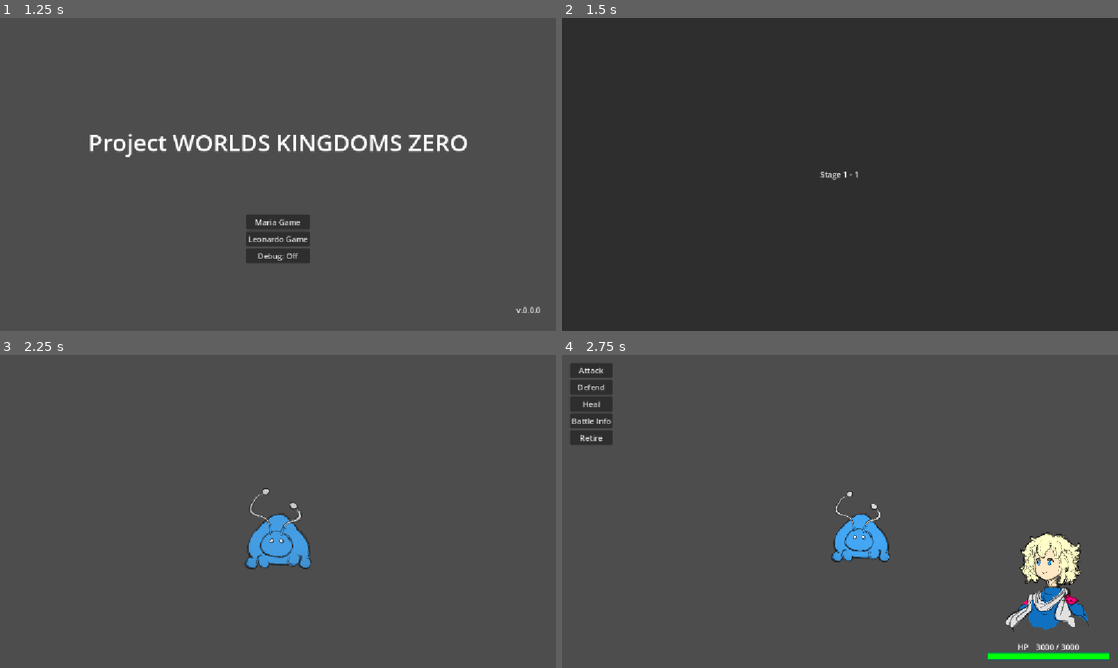
Above: before the commit, frames 1-4 (two rows, left to right).
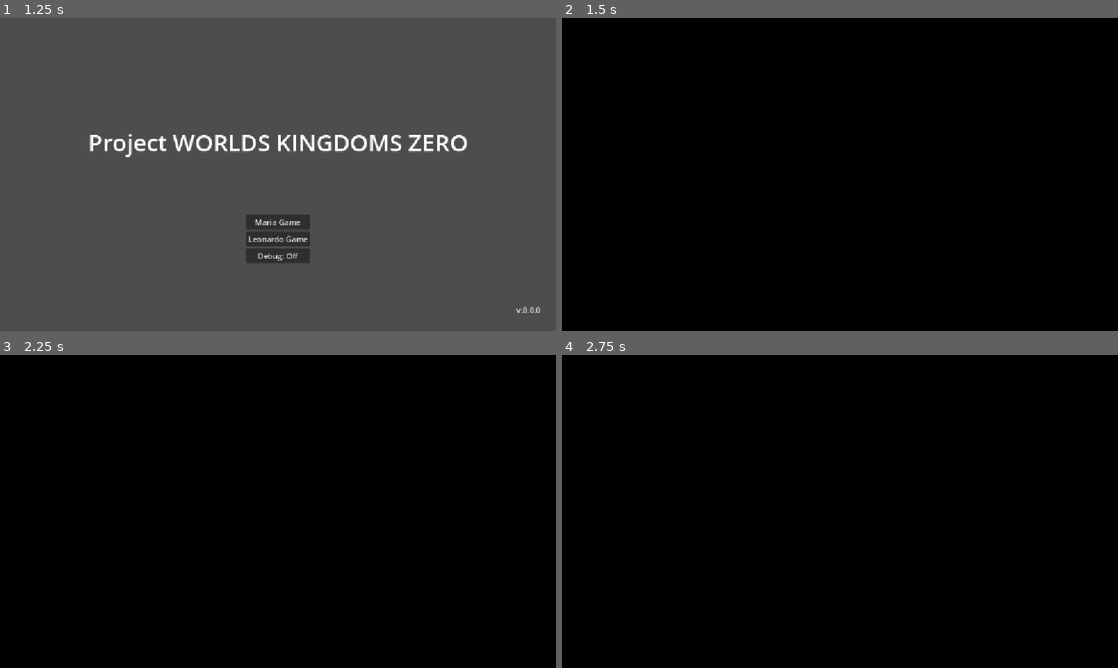
Above: after the commit, the same moments.

Repository: Adnyropast/pwkz-godot-4.7
Game: Godot game, scene res://scenes/title_screen.tscn
Two runs of this game, one before a commit and one after it. Both use one fixed random seed, a clock stepped at 60 frames per second and the inputs below. The engine's default icon, where the game draws it, is replaced by a stand-in: a white triangle on a blue panel in a dark square.
Inputs:
- Up to frame 1 (1.25 s): click "Start" at 0.5 s
- Up to frame 2 (1.5 s): click "Maria Game" at 1.25 s
- Up to frame 3 (2.25 s): tap Enter (ui_accept) at 2 s
- Up to frame 4 (2.75 s): tap Enter (ui_accept) at 2.27 s

Frame 1 is identical in both runs. In frame 2, 100% of the frame differs, in the area x 0-100%, y 0-100%; in frame 3, 100%; in frame 4, 100%.

Commit message:
feat: add screen fade out in animation

Diff:
--- /dev/null
+++ b/globals/FadeScreen.gd
@@ -0,0 +1,7 @@
+extends Node
+
+func make_fade(callable: Callable) -> void:
+	var fade_screen = preload("res://scenes/fade_screen.tscn").instantiate()
+	var faded_out: Signal = fade_screen.faded_out
+	faded_out.connect(callable)
+	add_child(fade_screen)
--- a/project.godot
+++ b/project.godot
@@ -24,6 +24,7 @@
 PlayerMagicites="*uid://dykat0xgqkq8w"
 Scores="*uid://cyf4quhnxffha"
 Debug="*uid://raaqlp2klm3"
+FadeScreen="*uid://doaue8u1lwewl"
 
 [display]
 
--- a/scenes/battle_scene.gd
+++ b/scenes/battle_scene.gd
@@ -17,9 +17,11 @@
 	player_hud.hide()
 
 func _on_battle_commands_menu_next_phase_button_pressed() -> void:
+	commands_menu_node.pause()
 	end_phase()
 
 func _on_battle_commands_menu_next_stage_button_pressed() -> void:
+	commands_menu_node.pause()
 	Stages.next_stage()
 
 func _on_battle_commands_menu_battle_info_button_pressed() -> void:
--- /dev/null
+++ b/scenes/fade_screen.gd
@@ -0,0 +1,9 @@
+extends Control
+
+signal faded_out
+@onready var fade_out_animation_player: AnimationPlayer = $FadeOutAnimationPlayer
+@onready var fade_in_animation_player: AnimationPlayer = $FadeInAnimationPlayer
+
+func on_faded_out() -> void:
+	faded_out.emit()
+	fade_in_animation_player.play("fade_screen_fade_in")
--- /dev/null
+++ b/scenes/fade_screen.tscn
@@ -0,0 +1,119 @@
+[gd_scene format=3 uid="uid://ydirg0h64kop"]
+
+[ext_resource type="Script" uid="uid://df0etrjs8321w" path="res://scenes/fade_screen.gd" id="1_wuq2t"]
+
+[sub_resource type="StyleBoxFlat" id="StyleBoxFlat_wl4qe"]
+bg_color = Color(0, 0, 0, 1)
+
+[sub_resource type="Animation" id="Animation_wuq2t"]
+length = 0.001
+tracks/0/type = "value"
+tracks/0/imported = false
+tracks/0/enabled = true
+tracks/0/path = NodePath("Panel:modulate")
+tracks/0/interp = 1
+tracks/0/loop_wrap = true
+tracks/0/keys = {
+"times": PackedFloat32Array(0),
+"transitions": PackedFloat32Array(1),
+"update": 0,
+"values": [Color(1, 1, 1, 1)]
+}
+
+[sub_resource type="Animation" id="Animation_17not"]
+resource_name = "fade_screen_fade_out"
+tracks/0/type = "value"
+tracks/0/imported = false
+tracks/0/enabled = true
+tracks/0/path = NodePath("Panel:modulate")
+tracks/0/interp = 1
+tracks/0/loop_wrap = true
+tracks/0/keys = {
+"times": PackedFloat32Array(0, 0.25),
+"transitions": PackedFloat32Array(0.25, 1),
+"update": 0,
+"values": [Color(1, 1, 1, 0), Color(1, 1, 1, 1)]
+}
+tracks/1/type = "method"
+tracks/1/imported = false
+tracks/1/enabled = true
+tracks/1/path = NodePath(".")
+tracks/1/interp = 1
+tracks/1/loop_wrap = true
+tracks/1/keys = {
+"times": PackedFloat32Array(0.5),
+"transitions": PackedFloat32Array(1),
+"values": [{
+"args": [],
+"method": &"on_faded_out"
+}]
+}
+
+[sub_resource type="AnimationLibrary" id="AnimationLibrary_wuq2t"]
+_data = {
+&"RESET": SubResource("Animation_wuq2t"),
+&"fade_screen_fade_out": SubResource("Animation_17not")
+}
+
+[sub_resource type="Animation" id="Animation_br1em"]
+length = 0.001
+tracks/0/type = "value"
+tracks/0/imported = false
+tracks/0/enabled = true
+tracks/0/path = NodePath("Panel:modulate")
+tracks/0/interp = 1
+tracks/0/loop_wrap = true
+tracks/0/keys = {
+"times": PackedFloat32Array(0),
+"transitions": PackedFloat32Array(1),
+"update": 0,
+"values": [Color(1, 1, 1, 0)]
+}
+
+[sub_resource type="Animation" id="Animation_ucmmj"]
+resource_name = "fade_screen_fade_in"
+tracks/0/type = "value"
+tracks/0/imported = false
+tracks/0/enabled = true
+tracks/0/path = NodePath("Panel:modulate")
+tracks/0/interp = 1
+tracks/0/loop_wrap = true
+tracks/0/keys = {
+"times": PackedFloat32Array(0, 0.25),
+"transitions": PackedFloat32Array(0.25, 1),
+"update": 0,
+"values": [Color(1, 1, 1, 1), Color(1, 1, 1, 0)]
+}
+
+[sub_resource type="AnimationLibrary" id="AnimationLibrary_uqqrk"]
+_data = {
+&"RESET": SubResource("Animation_br1em"),
+&"fade_screen_fade_in": SubResource("Animation_ucmmj")
+}
+
+[node name="FadeScreen" type="Control" unique_id=938299874]
+layout_mode = 3
+anchors_preset = 15
+anchor_right = 1.0
+anchor_bottom = 1.0
+grow_horizontal = 2
+grow_vertical = 2
+script = ExtResource("1_wuq2t")
+
+[node name="Panel" type="Panel" parent="." unique_id=671387663]
+modulate = Color(1, 1, 1, 0)
+z_index = 1000
+layout_mode = 1
+anchors_preset = 15
+anchor_right = 1.0
+anchor_bottom = 1.0
+grow_horizontal = 2
+grow_vertical = 2
+theme_override_styles/panel = SubResource("StyleBoxFlat_wl4qe")
+
+[node name="FadeOutAnimationPlayer" type="AnimationPlayer" parent="." unique_id=792665142]
+libraries/ = SubResource("AnimationLibrary_wuq2t")
+autoplay = &"fade_screen_fade_out"
+
+[node name="FadeInAnimationPlayer" type="AnimationPlayer" parent="." unique_id=1286489683]
+libraries/ = SubResource("AnimationLibrary_uqqrk")
--- a/scenes/title_screen_games_menu.gd
+++ b/scenes/title_screen_games_menu.gd
@@ -11,9 +11,11 @@
 		canceled.emit()
 
 func _on_game_button_1_pressed() -> void:
+	pause()
 	start_game(Players.Modes.MARIA)
 
 func _on_game_button_2_pressed() -> void:
+	pause()
 	start_game(Players.Modes.LEONARDO)
 
 func _on_debug_button_pressed() -> void:
@@ -32,3 +34,6 @@
 		debug_button.text = "Debug: On"
 	else:
 		debug_button.text = "Debug: Off"
+
+func pause() -> void:
+	process_mode = Node.PROCESS_MODE_DISABLED
--- a/static/Scenes.gd
+++ b/static/Scenes.gd
@@ -4,19 +4,19 @@
 
 static func go_to_battle_scene() -> void:
 	var tree: SceneTree = Engine.get_main_loop()
-	tree.change_scene_to_file("res://scenes/battle_scene.tscn")
+	FadeScreen.make_fade(tree.change_scene_to_file.bind("res://scenes/battle_scene.tscn"))
 
 static func go_to_stage_start_screen() -> void:
 	var tree: SceneTree = Engine.get_main_loop()
-	tree.change_scene_to_file("res://scenes/stage_start_screen.tscn")
+	FadeScreen.make_fade(tree.change_scene_to_file.bind("res://scenes/stage_start_screen.tscn"))
 
 static func go_to_stage_inbetween_screen() -> void:
 	var tree: SceneTree = Engine.get_main_loop()
-	tree.change_scene_to_file("res://scenes/stage_inbetween_screen.tscn")
+	FadeScreen.make_fade(tree.change_scene_to_file.bind("res://scenes/stage_inbetween_screen.tscn"))
 
 static func go_to_rescue_screen() -> void:
 	var tree: SceneTree = Engine.get_main_loop()
-	tree.change_scene_to_file("res://scenes/rescue_screen.tscn")
+	FadeScreen.make_fade(tree.change_scene_to_file.bind("res://scenes/rescue_screen.tscn"))
 
 static func go_to_world_select_screen() -> void:
 	var tree: SceneTree = Engine.get_main_loop()
@@ -24,7 +24,7 @@
 
 static func go_to_title_screen() -> void:
 	var tree: SceneTree = Engine.get_main_loop()
-	tree.change_scene_to_file("res://scenes/title_screen.tscn")
+	FadeScreen.make_fade(tree.change_scene_to_file.bind("res://scenes/title_screen.tscn"))
 
 static func go_to_world_select_retry_screen() -> void:
 	var tree: SceneTree = Engine.get_main_loop()
Not shown, added: globals/FadeScreen.gd.uid
Not shown, added: scenes/fade_screen.gd.uid
